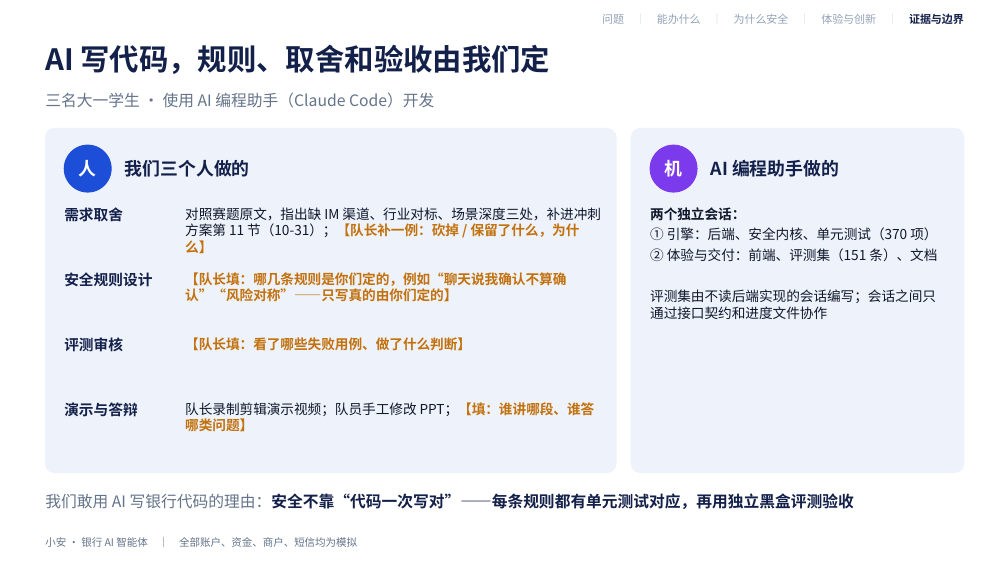
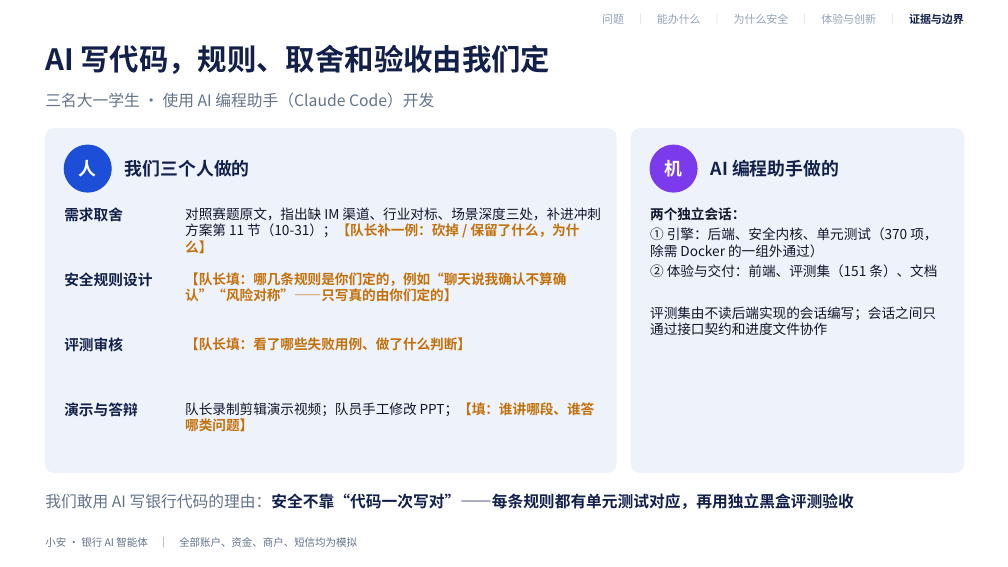
Before and after one commit to HelloHermit/fintechathon, a slide deck: slide 3 of deliverables/答辩准备/答辩PPT-示范.pptx. Drawn at 1008x567 pixels with LibreOffice and Linux fonts; fonts in the diff are those of the drawing. Boxes give left, top, right and bottom in pixels: in the first picture for what was removed or moved away, otherwise in the second. Text is boxed around its words. In the diff, an @@ line names an element or a change of style, - is before the commit and + after.

```diff
--- a/deliverables/答辩准备/答辩PPT-示范.pptx
+++ b/deliverables/答辩准备/答辩PPT-示范.pptx
@@ text at (650,227,937,257): text changed @@
-① 引擎：后端、安全内核、单元测试（370 项）
+① 引擎：后端、安全内核、单元测试（370 项，除需 Docker 的一组外通过）
```
Also in this commit, not shown: 10 other files.
